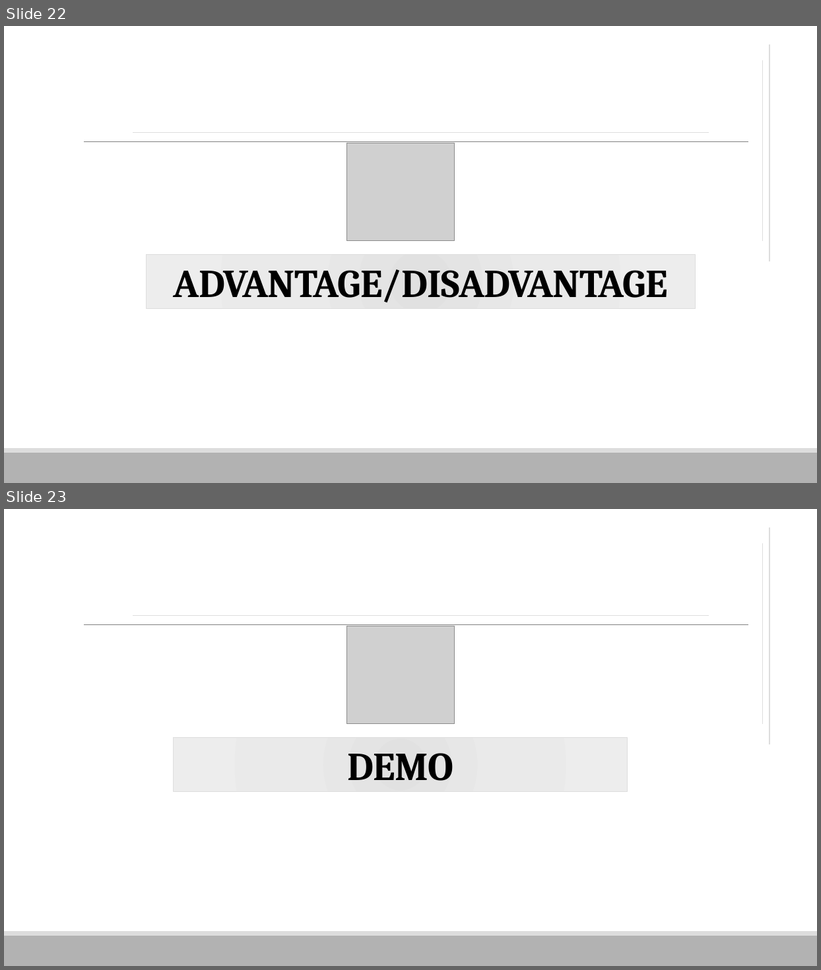
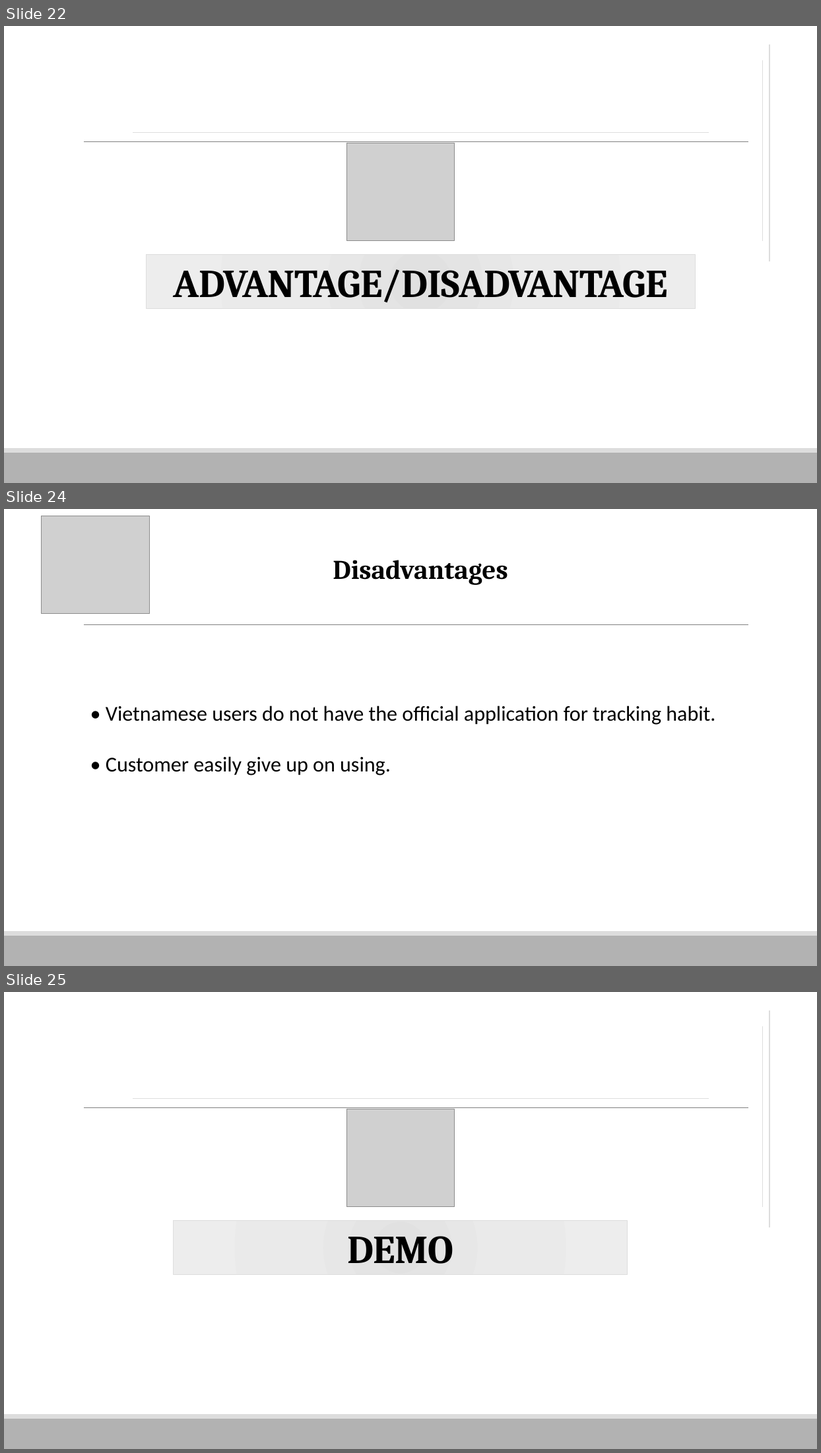
Before and after one commit to vnhabittracker/VHT-Server, a slide deck: VHT.pptx. Shown one above the other, each under a label of ours: slides 22 and 23 before the commit, slides 22, 24 and 25 after it; the slides between them are not shown. The pictures are 821x970 and 821x1453 pixels, drawn with LibreOffice and Linux fonts; fonts in the diff are those of the drawing; grey boxes stand for pictures. Boxes give left, top, right and bottom in pixels: in the first picture for what was removed or moved away, otherwise in the second. Text is boxed around its words. In the diff, an @@ line names an element or a change of style, - is before the commit and + after.

```diff
--- a/VHT.pptx
+++ b/VHT.pptx
@@ slide 24 added at (x1=4, y1=509, x2=817, y2=966), background #FFFFFF; not listed: 3 template elements that a slide beside it also shows @@
@@ picture added at (x1=42, y1=516, x2=150, y2=614) @@
@@ text added at (x1=333, y1=560, x2=508, y2=585), 32 pt, text #000000, bold @@
+Disadvantages
@@ text added at (x1=106, y1=706, x2=715, y2=776), 25 pt, text #000000 @@
+  • Vietnamese users do not have the official application for tracking habit.
+  • Customer easily give up on using.
@@ what was slide 23 is now slide 25 @@
```
Also in this commit, not shown: 1 slide changed, 1 other slide added.
